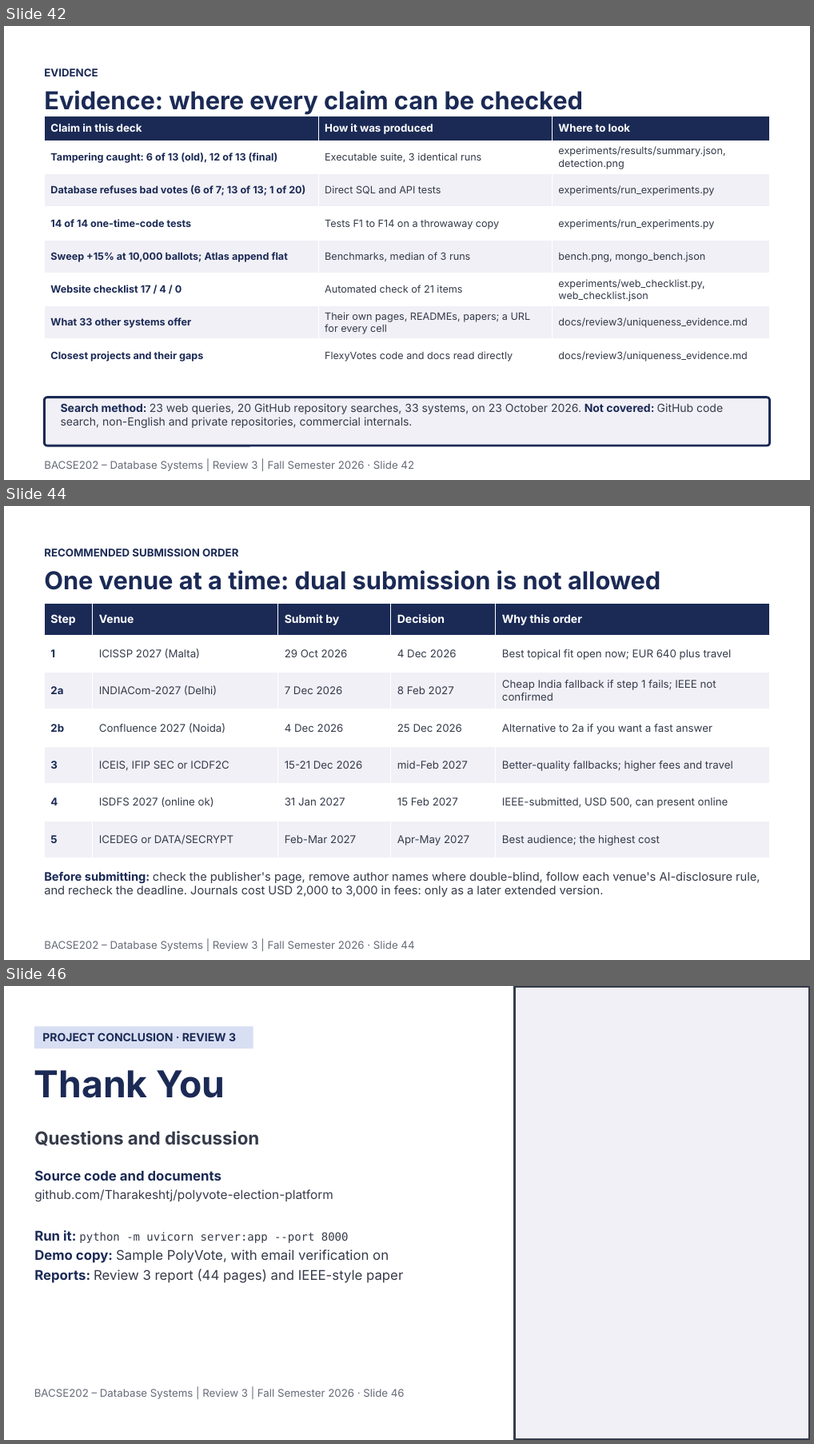
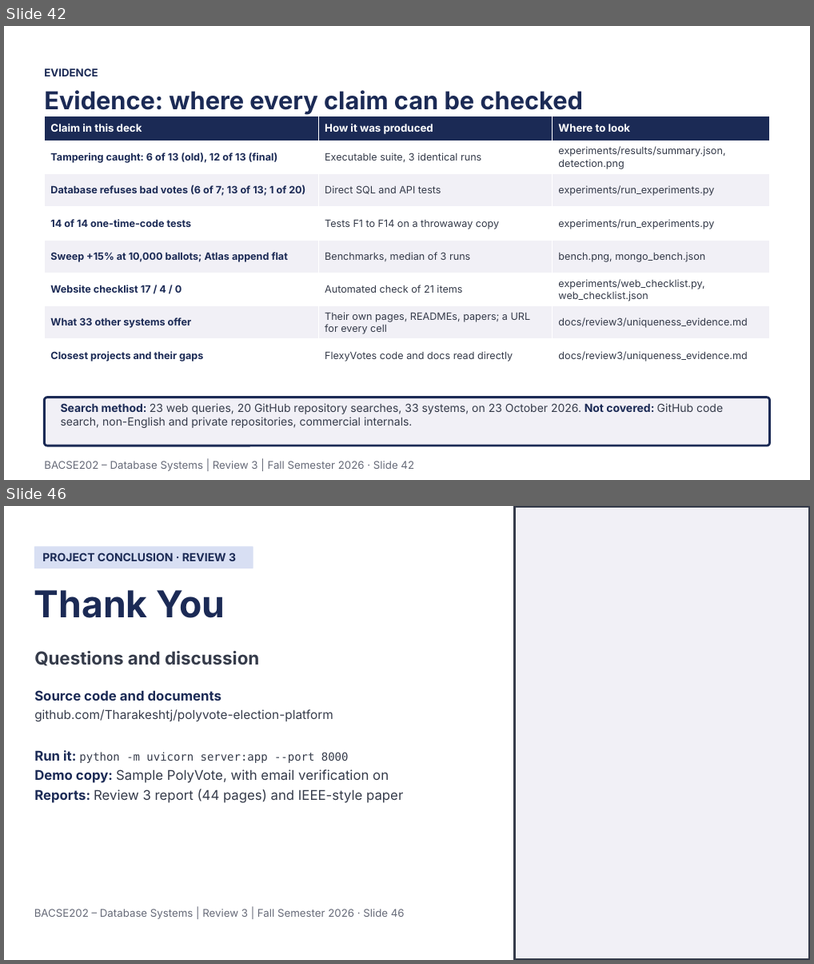
Before and after one commit to Tharakeshtj/polyvote-election-platform, a slide deck: docs/PolyVote_Review3_Final.pptx. Shown one above the other, each under a label of ours: slides 42, 44 and 46 before the commit, slides 42 and 46 after it; the slides between them are not shown. The pictures are 814x1444 and 814x964 pixels, drawn with LibreOffice and Linux fonts; fonts in the diff are those of the drawing; background and template pictures are left out. Boxes give left, top, right and bottom in pixels: in the first picture for what was removed or moved away, otherwise in the second. Text is boxed around its words. In the diff, an @@ line names an element or a change of style, - is before the commit and + after.

```diff
--- a/docs/PolyVote_Review3_Final.pptx
+++ b/docs/PolyVote_Review3_Final.pptx
@@ slide 44 removed at [4, 506, 810, 960], background #FFFFFF @@
@@ text removed at [44, 548, 238, 556] @@
-RECOMMENDED SUBMISSION ORDER
@@ text removed at [44, 570, 661, 590] @@
-One venue at a time: dual submission is not allowed
@@ table removed at [44, 603, 770, 857], 7 rows, 5 columns @@
-Step | Venue | Submit by | Decision | Why this order
-1 | ICISSP 2027 (Malta) | 29 Oct 2026 | 4 Dec 2026 | Best topical fit open now; EUR 640 plus travel
-2a | INDIACom-2027 (Delhi) | 7 Dec 2026 | 8 Feb 2027 | Cheap India fallback if step 1 fails; IEEE not confirmed
-2b | Confluence 2027 (Noida) | 4 Dec 2026 | 25 Dec 2026 | Alternative to 2a if you want a fast answer
-3 | ICEIS, IFIP SEC or ICDF2C | 15-21 Dec 2026 | mid-Feb 2027 | Better-quality fallbacks; higher fees and travel
-4 | ISDFS 2027 (online ok) | 31 Jan 2027 | 15 Feb 2027 | IEEE-submitted, USD 500, can present online
-5 | ICEDEG or DATA/SECRYPT | Feb-Mar 2027 | Apr-May 2027 | Best audience; the highest cost
@@ text removed at [44, 872, 760, 896] @@
-Before submitting: check the publisher's page, remove author names where double-blind, follow each venue's AI-disclosure rule, and recheck the deadline. Journals cost USD 2,000 to 3,000 in fees: only as a later extended version.
@@ text removed at [44, 940, 414, 951] @@
-BACSE202 – Database Systems | Review 3 | Fall Semester 2026 · Slide 44
```
Also in this commit, not shown: 2 slides changed, 1 slide added, 4 other files.
